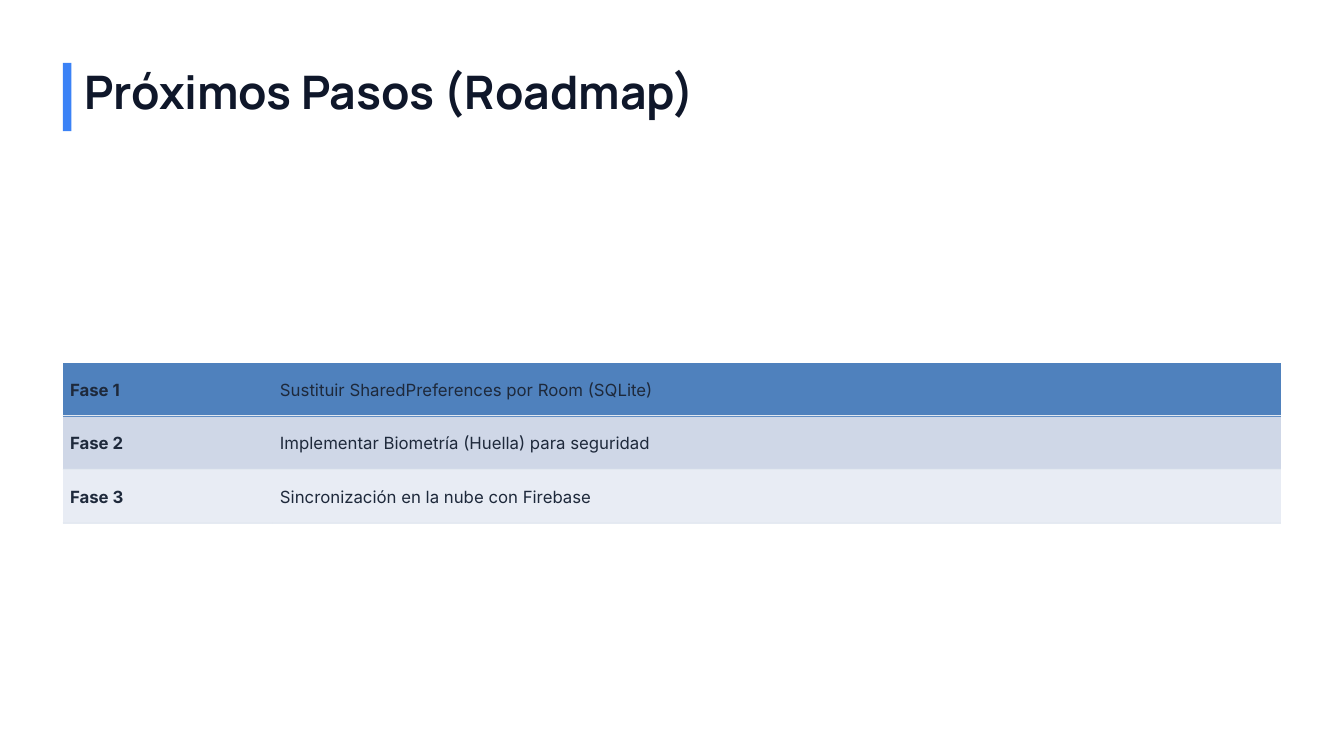
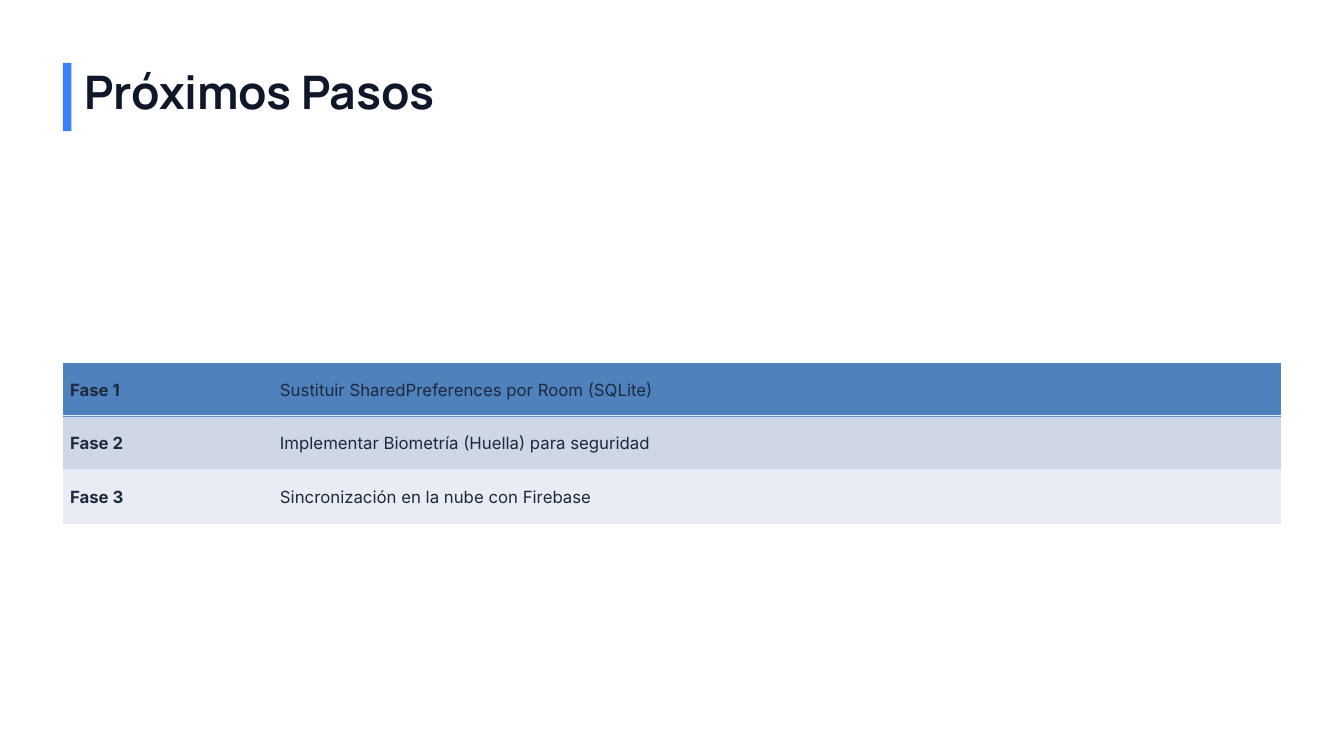
Before and after one commit to fernando-ruiz-rico/android, a slide deck: slide 29 of Android/Gastos/documentacion/presentacion_extendida_app_gastos.pptx. Drawn at 1344x756 pixels with LibreOffice and Linux fonts; fonts in the diff are those of the drawing; background and template pictures are left out. Boxes give left, top, right and bottom in pixels: in the first picture for what was removed or moved away, otherwise in the second. Text is boxed around its words. In the diff, an @@ line names an element or a change of style, - is before the commit and + after.

```diff
--- a/Android/Gastos/documentacion/presentacion_extendida_app_gastos.pptx
+++ b/Android/Gastos/documentacion/presentacion_extendida_app_gastos.pptx
@@ text at bbox=[84, 72, 434, 110]: text changed @@
-Próximos Pasos (Roadmap)
+Próximos Pasos
```
Also in this commit, not shown: 8 other slides changed, 1 other file.
